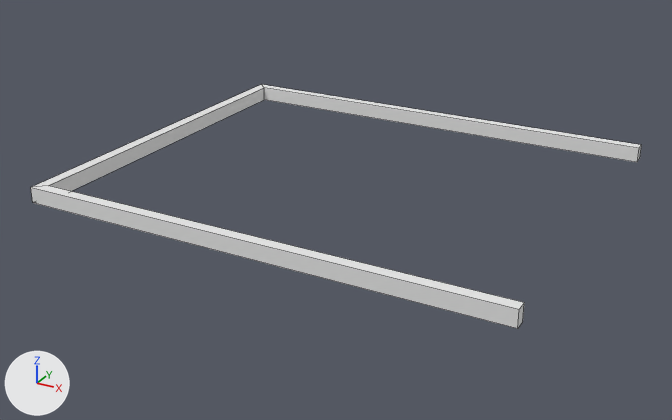
Before and after pictures for a commit that changed the OBJ model art/3D_Env/3D_Assets/3D_Models/Env_Models/FloorMeshEdgeBroken.01.obj.
The view is the same before and after, from a 50 mm camera at (5.09, -9.71, 4.28) aimed at (-0.12, -0.24, -0.45). The axes (+X, +Y, +Z) are drawn at lower left. The lights are the same throughout. The older version comes first. Mesh edges are drawn as thin lines. Where no turn or scale is listed for an object, it has been applied to the vertices.

In view in the first picture: 'FloorMeshEdgeBroken.01'.
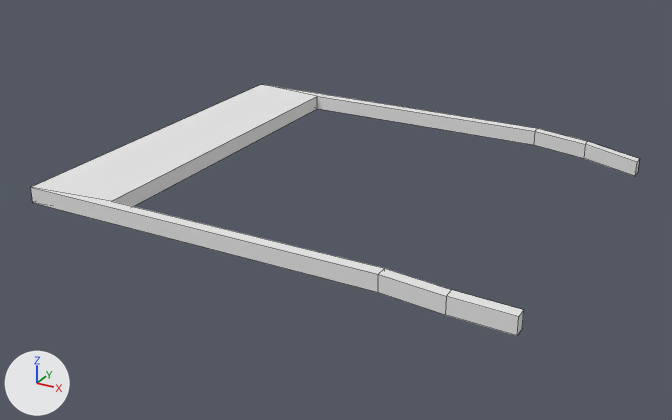
Changed parts and their boxes (x1, y1, x2, y2) in the pictures (672 x 420 px):
'FloorMeshEdgeBroken.01', reshaped: before (31, 84, 641, 329); after (31, 84, 639, 336)

Diff of the bpy script that builds the scene:
```diff
--- a/art/3D_Env/3D_Assets/3D_Models/Env_Models/FloorMeshEdgeBroken.01.obj.py
+++ b/art/3D_Env/3D_Assets/3D_Models/Env_Models/FloorMeshEdgeBroken.01.obj.py
@@ me_floormeshedgebroken_01 @@
 # used by ob_floormeshedgebroken_01; location = (0.0, 0.0, 0.0)
-me_floormeshedgebroken_01.from_pydata(...)  # 16 vertices, 14 faces; spans x -3.0..3.0, y -2.5..2.5, z -0.1..0.1
+me_floormeshedgebroken_01.from_pydata(...)  # 32 vertices, 30 faces; spans x -3.0..3.0, y -2.5..2.5, z -0.3..0.1
+# me_floormeshedgebroken_01 part 1
+# 9 vertices are removed from x -2.86..3.0, y -2.5..2.5, z -0.1..0.1
+# 13 faces are deleted
+# 1 vertex moves from x 3.0, y 2.36, z 0.1 to x 3.0, y 2.36, z -0.3
+# 25 vertices are added at x -1.88..3.0, y -2.5..2.5, z -0.3..0.1
+# 29 new faces join them
 me_floormeshedgebroken_01.materials.append(mat_material)
```
